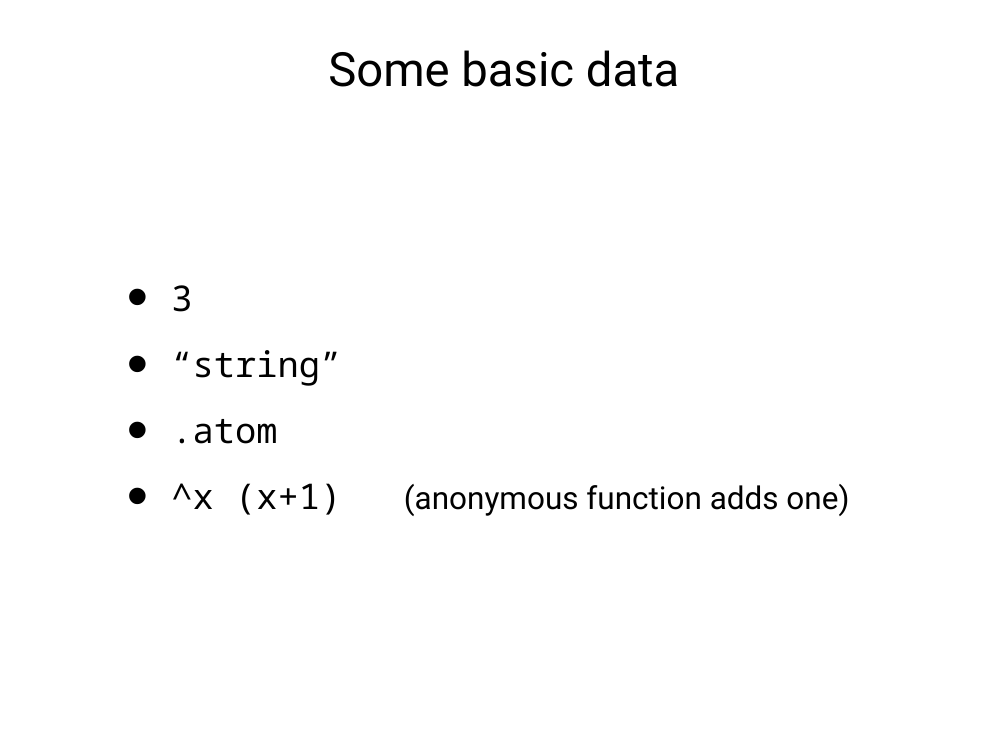
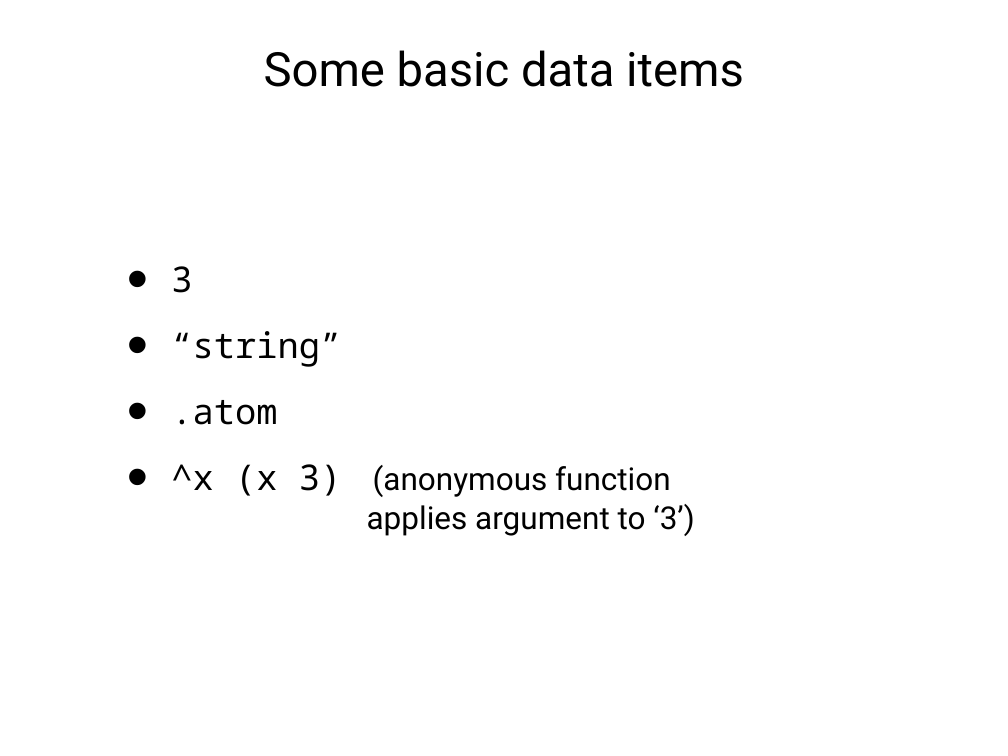
Before and after one commit to degoes-consulting/lambdaconf-2015, a slide deck: slide 19 of speakers/mcclure/IntroducingEmily0515_PPT.ppt (slide 16 before the commit). Drawn at 1008x756 pixels with LibreOffice and Linux fonts; fonts in the diff are those of the drawing. Boxes give left, top, right and bottom in pixels: in the first picture for what was removed or moved away, otherwise in the second. Text is boxed around its words. In the diff, an @@ line names an element or a change of style, - is before the commit and + after.

```diff
--- a/speakers/mcclure/IntroducingEmily0515_PPT.ppt
+++ b/speakers/mcclure/IntroducingEmily0515_PPT.ppt
@@ title at box(264, 50, 744, 87): text changed @@
-Some basic data
+Some basic data items
@@ text at box(171, 464, 694, 536): text changed @@
-• ^x (x+1) (anonymous function adds one)
+• ^x (x 3) (anonymous function
+  applies argument to ‘3’)
```
Also in this commit, not shown: 13 other slides changed, 5 slides added, 2 other files.
